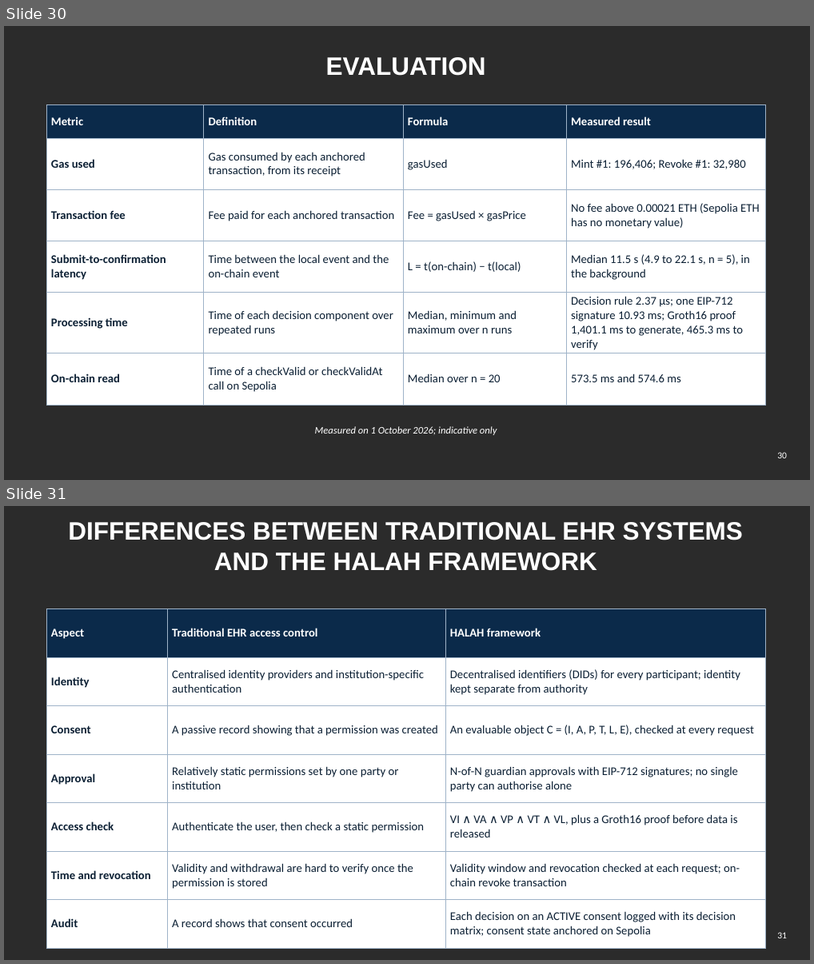
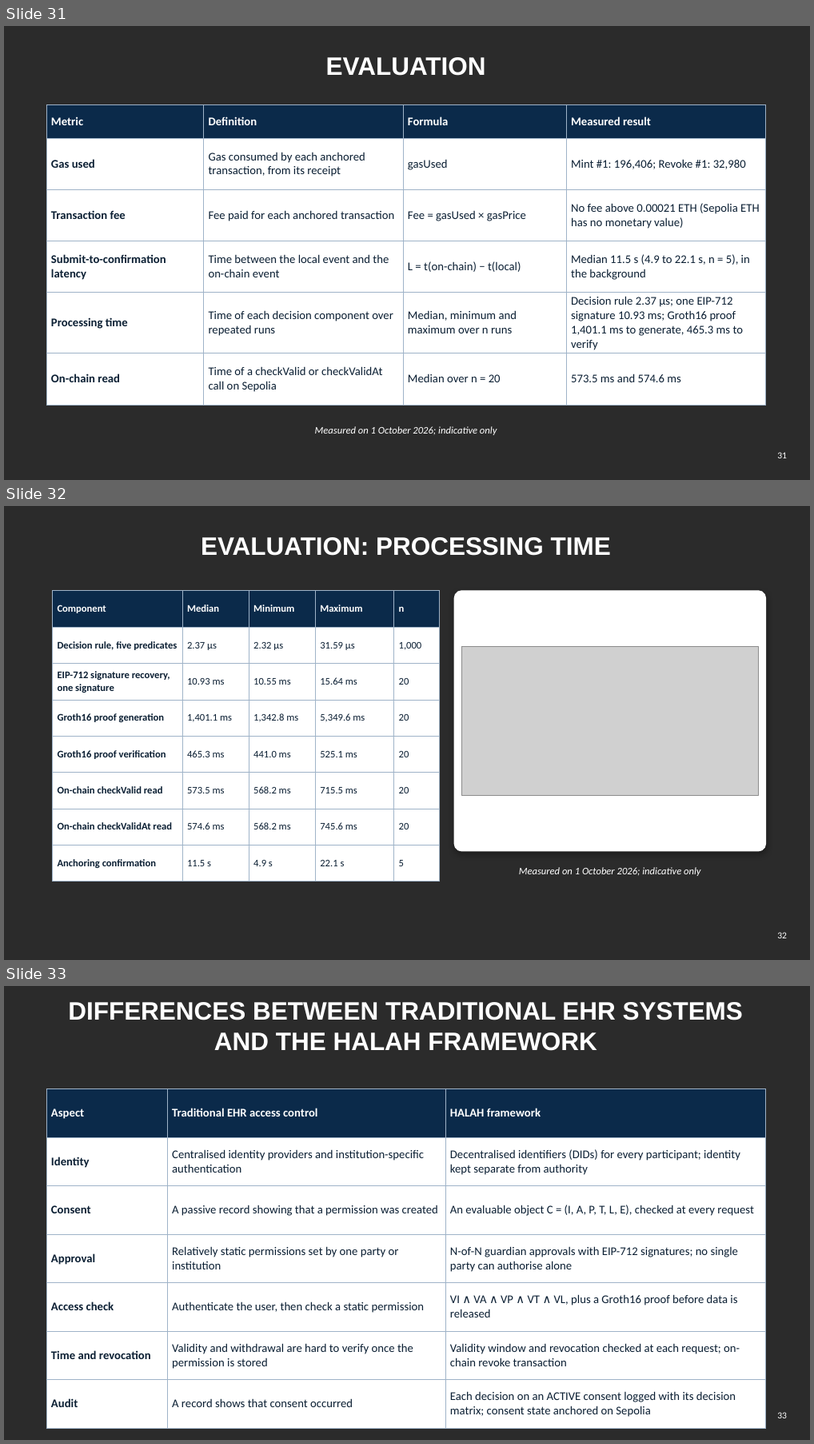
Before and after one commit to yasir12345678900/HealthRWA-Sepolia-Personal-try, a slide deck: docs/Yasir_CA2_Reassessment_Slides.pptx. Shown one above the other, each under a label of ours: slides 30 and 31 before the commit, slides 31, 32 and 33 after it. The pictures are 814x964 and 814x1444 pixels, drawn with LibreOffice and Linux fonts; fonts in the diff are those of the drawing; grey boxes stand for pictures; background and template pictures are left out; a plain dark background stands for a picture behind light text. Boxes give left, top, right and bottom in pixels: in the first picture for what was removed or moved away, otherwise in the second. Text is boxed around its words. In the diff, an @@ line names an element or a change of style, - is before the commit and + after.

```diff
--- a/docs/Yasir_CA2_Reassessment_Slides.pptx
+++ b/docs/Yasir_CA2_Reassessment_Slides.pptx
@@ slide 32 added at (x1=4, y1=506, x2=810, y2=960), background picture (left out) @@
@@ title added at (x1=201, y1=537, x2=611, y2=556), 30 pt, text #FFFFFF, bold @@
+EVALUATION: PROCESSING TIME
@@ table added at (x1=52, y1=591, x2=439, y2=871), 8 rows, 5 columns @@
+Component | Median | Minimum | Maximum | n
+Decision rule, five predicates | 2.37 µs | 2.32 µs | 31.59 µs | 1,000
+EIP-712 signature recovery, one signature | 10.93 ms | 10.55 ms | 15.64 ms | 20
+Groth16 proof generation | 1,401.1 ms | 1,342.8 ms | 5,349.6 ms | 20
+Groth16 proof verification | 465.3 ms | 441.0 ms | 525.1 ms | 20
+On-chain checkValid read | 573.5 ms | 568.2 ms | 715.5 ms | 20
+On-chain checkValidAt read | 574.6 ms | 568.2 ms | 745.6 ms | 20
+Anchoring confirmation | 11.5 s | 4.9 s | 22.1 s | 5
@@ rounded rectangle added at (x1=454, y1=591, x2=766, y2=851), fill #FFFFFF, outline #FFFFFF 1 pt @@
@@ picture added at (x1=462, y1=646, x2=759, y2=796) @@
@@ text added at (x1=519, y1=867, x2=701, y2=876), 12 pt, text #FFFFFF, italic @@
+Measured on 1 October 2026; indicative only
@@ page number added at (x1=778, y1=932, x2=787, y2=938), 11 pt, text #FFFFFF @@
+32
@@ what was slide 30 is now slide 31 @@
@@ page number at (x1=778, y1=452, x2=787, y2=458): text changed @@
-30
+31
@@ what was slide 31 is now slide 33 @@
@@ page number at (x1=778, y1=1412, x2=787, y2=1418): text changed @@
-31
+33
```
Also in this commit, not shown: 1 other slide added.
